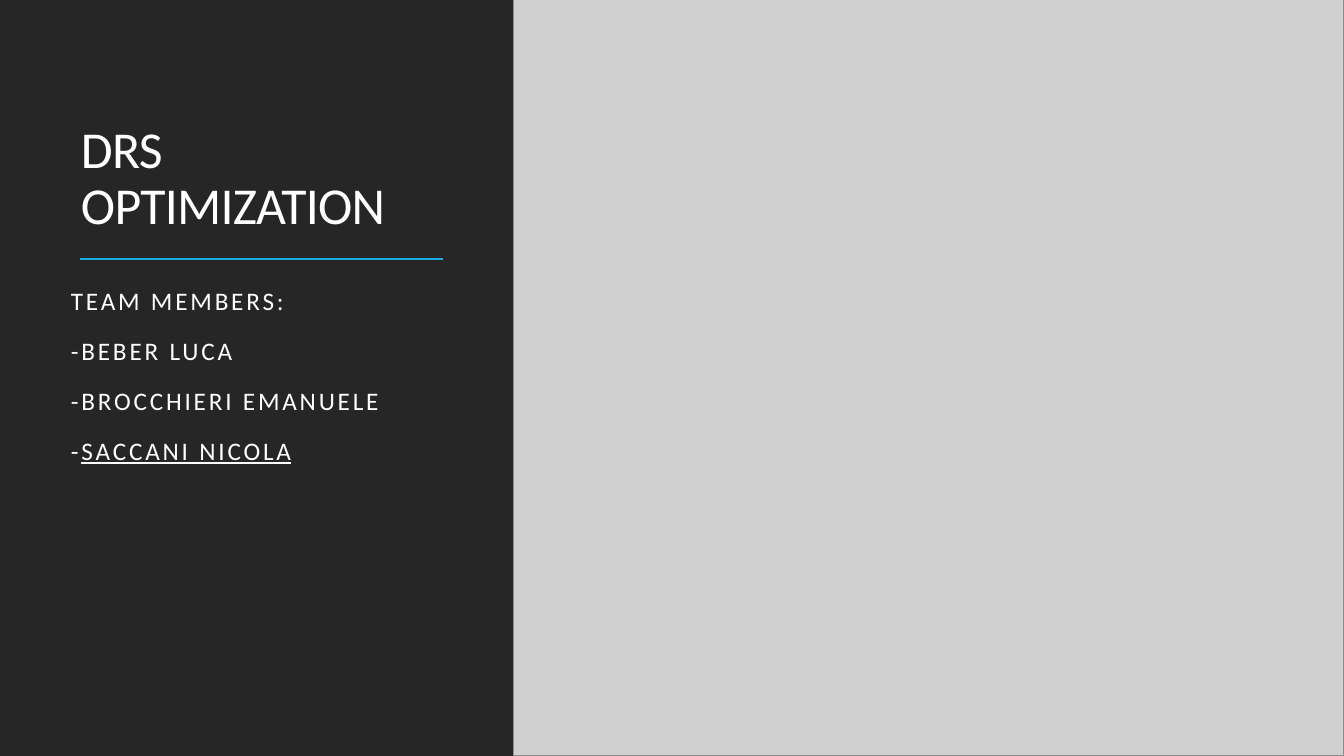
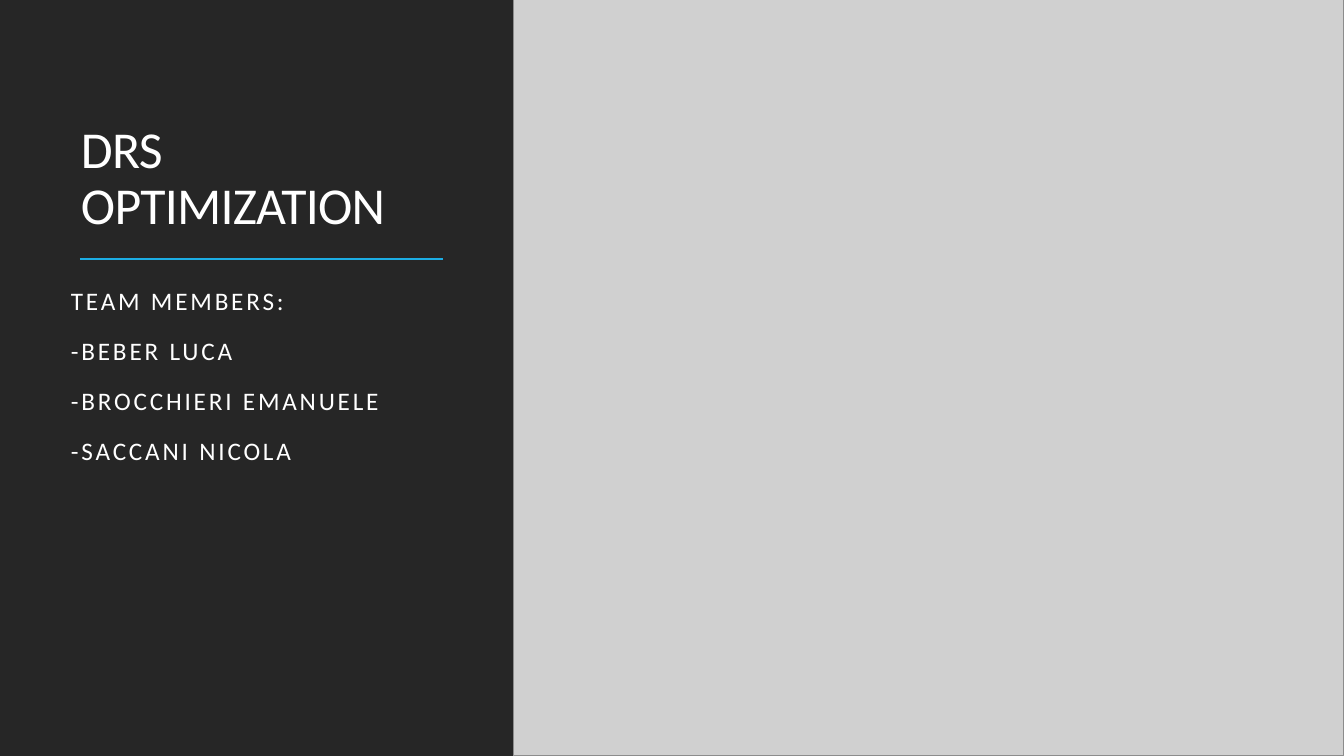
Before and after one commit to EmanueleBrocchieri/DRS-system-analysis, a slide deck: slide 1 of DRS presentazione.pptx. Drawn at 1344x756 pixels with LibreOffice and Linux fonts; fonts in the diff are those of the drawing; grey boxes stand for pictures. Boxes give left, top, right and bottom in pixels: in the first picture for what was removed or moved away, otherwise in the second. Text is boxed around its words. In the diff, an @@ line names an element or a change of style, - is before the commit and + after.

Commit message:
presentazione

```diff
--- a/DRS presentazione.pptx
+++ b/DRS presentazione.pptx
@@ subtitle at <box>71,443,291,460</box>: underline off in "-SACCANI NICOLA" @@
```
Also in this commit, not shown: 6 slides added, 3 other files.
